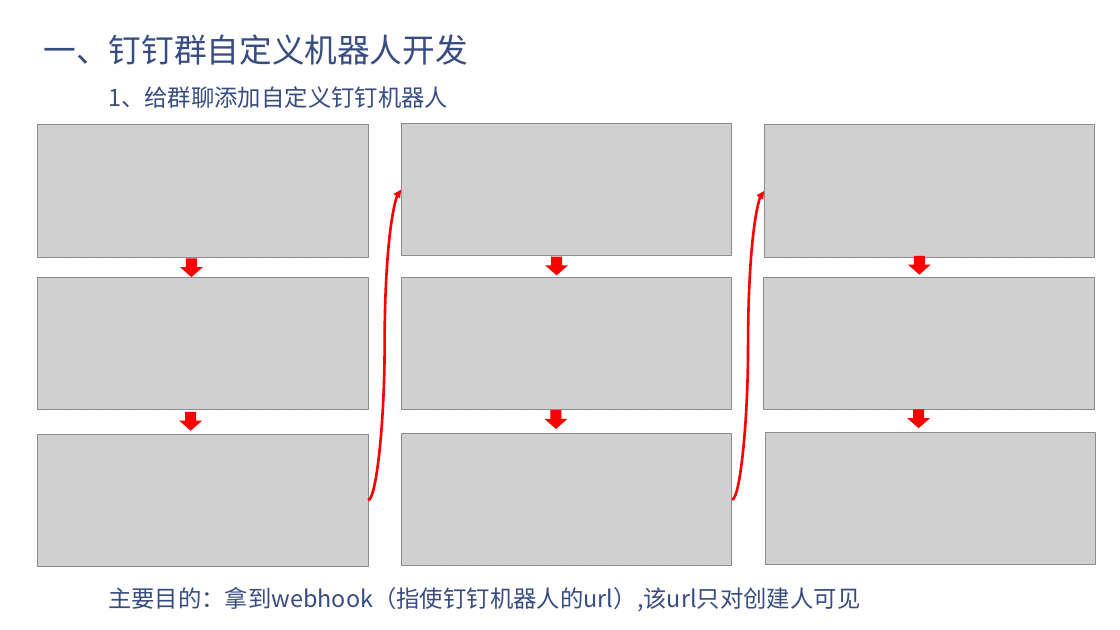
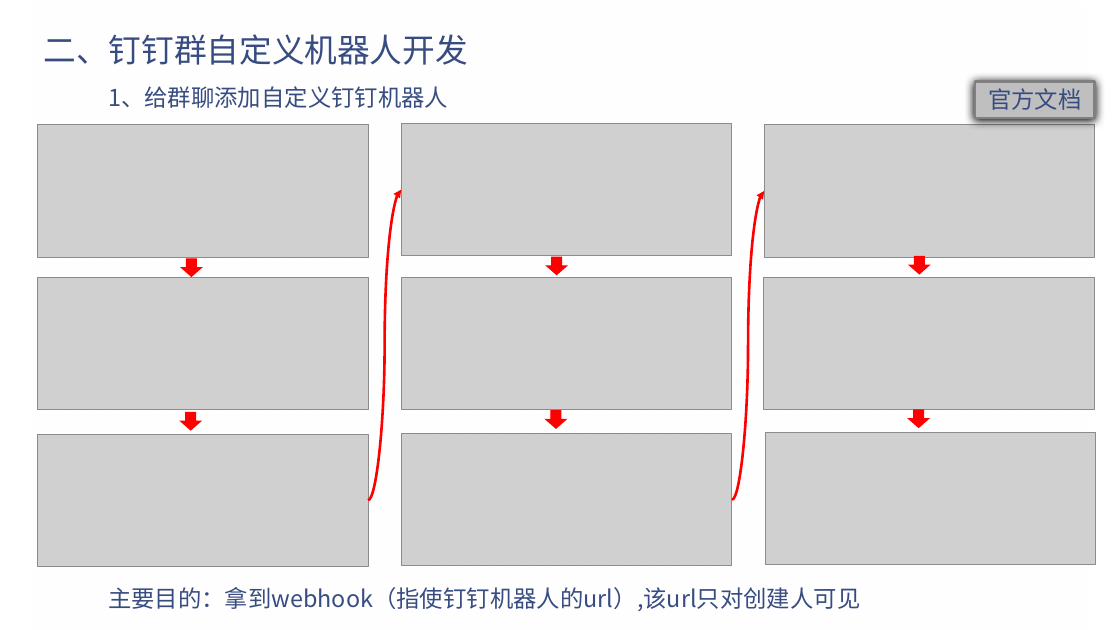
Before and after one commit to e271828182/dd_talk, a slide deck: slide 6 of 钉钉机器人.pptx. Drawn at 1120x630 pixels with LibreOffice and Linux fonts; fonts in the diff are those of the drawing; grey boxes stand for pictures; background and template pictures are left out. Boxes give left, top, right and bottom in pixels: in the first picture for what was removed or moved away, otherwise in the second. Text is boxed around its words. In the diff, an @@ line names an element or a change of style, - is before the commit and + after.

```diff
--- a/钉钉机器人.pptx
+++ b/钉钉机器人.pptx
@@ title at [44, 34, 468, 65]: text changed @@
-一、钉钉群自定义机器人开发
+二、钉钉群自定义机器人开发
@@ rectangle added at [975, 82, 1094, 118], fill #BFBFBF, outline #808080 2.25 pt, 20 pt, text #374C81 @@
+官方文档
```
Also in this commit, not shown: 3 other slides changed, 9 slides added, 10 slides removed, 11 other files.
